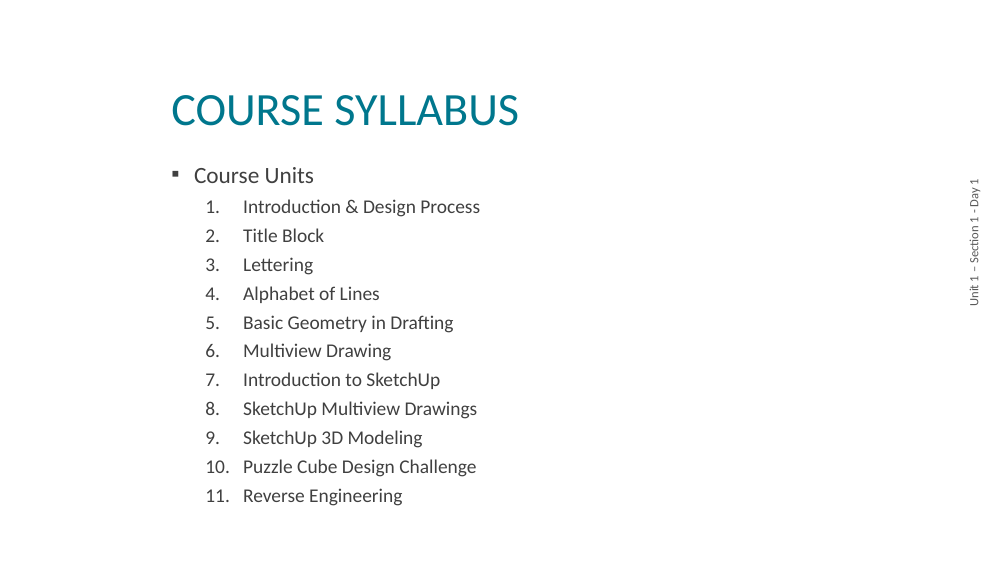
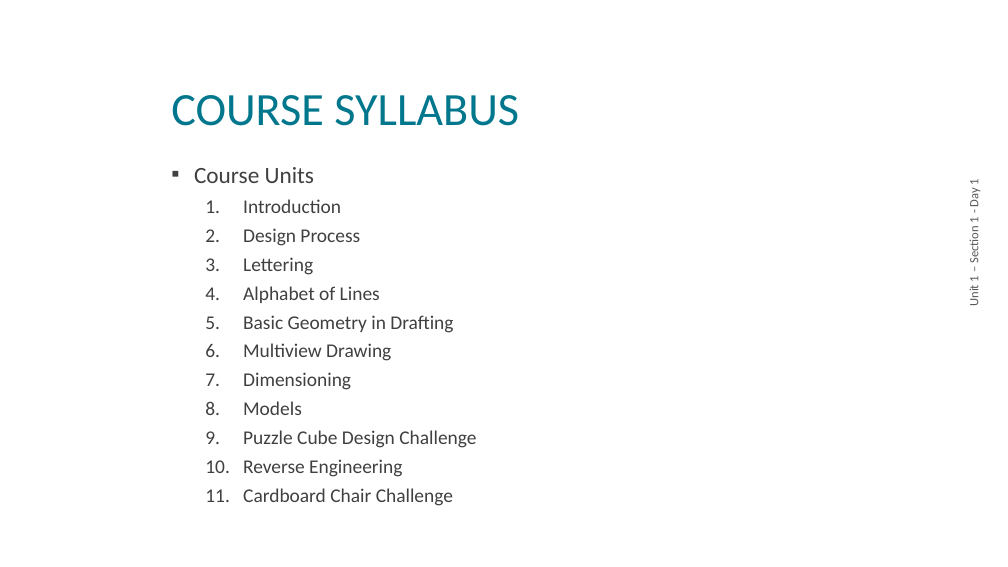
Before and after one commit to nickvertucci/Technology-Education-Curriculum, a slide deck: slide 5 of High School/Design and Drawing for Production/Unit 1 - Introduction/Section 1 - Syllabus Overview/Assets/U1S1 - Syllabus.pptx. Drawn at 1008x567 pixels with LibreOffice and Linux fonts; fonts in the diff are those of the drawing; background and template pictures are left out. Boxes give left, top, right and bottom in pixels: in the first picture for what was removed or moved away, otherwise in the second. Text is boxed around its words. In the diff, an @@ line names an element or a change of style, - is before the commit and + after.

```diff
--- a/High School/Design and Drawing for Production/Unit 1 - Introduction/Section 1 - Syllabus Overview/Assets/U1S1 - Syllabus.pptx
+++ b/High School/Design and Drawing for Production/Unit 1 - Introduction/Section 1 - Syllabus Overview/Assets/U1S1 - Syllabus.pptx
@@ text at <box>243,199,360,246</box>: text changed @@
-  1. Introduction & Design Process
-  2. Title Block
+  1. Introduction
+  2. Design Process
@@ text at <box>243,372,351,415</box>: text changed @@
-  7. Introduction to SketchUp
-  8. SketchUp Multiview Drawings
-  9. SketchUp 3D Modeling
+  7. Dimensioning
+  8. Models
@@ text at <box>243,488,453,506</box>: paragraph added @@
+  11. Cardboard Chair Challenge
```
Also in this commit, not shown: 3 other slides changed, 1 slide removed, 4 other files.
